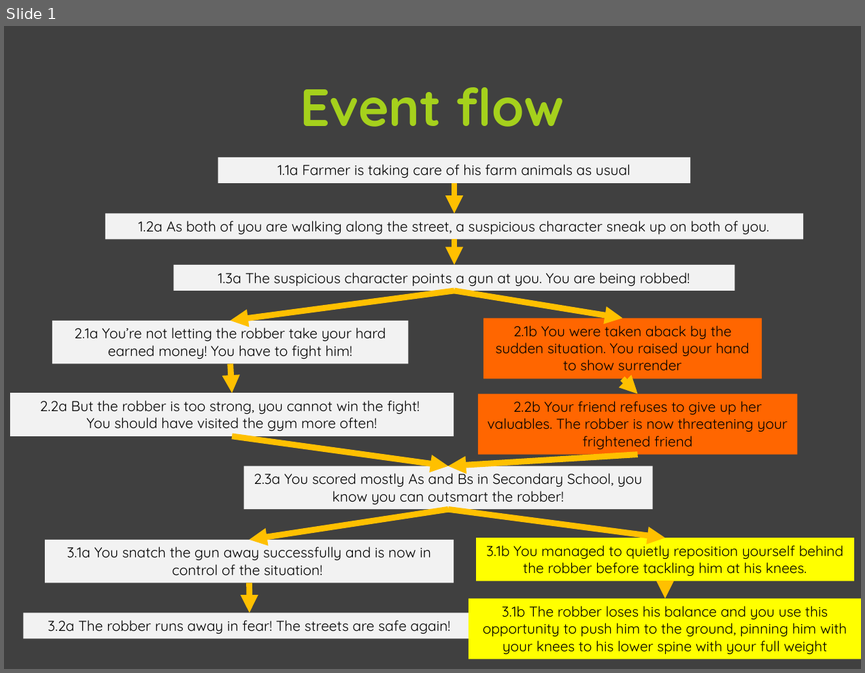
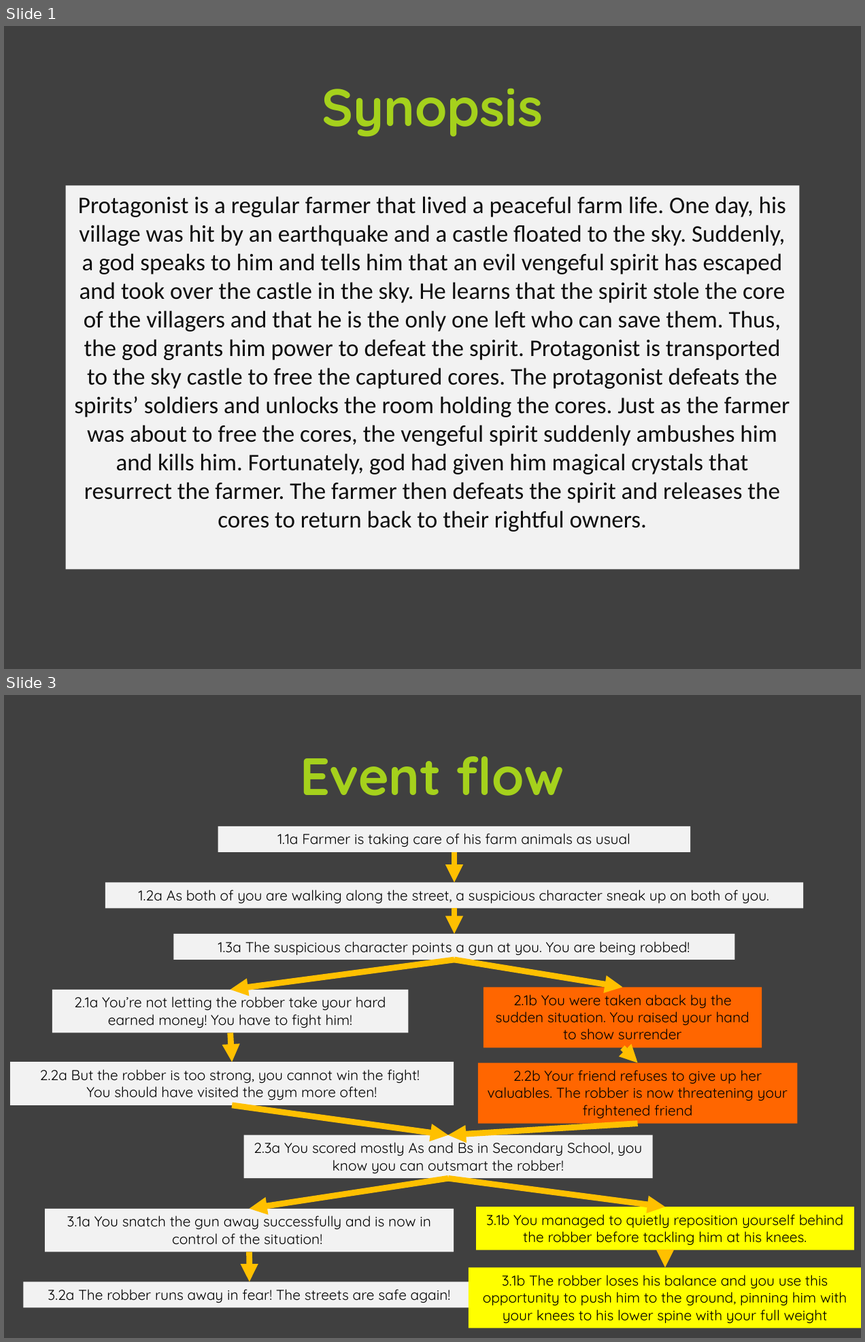
Before and after one commit to FMLneverlucky/2024-sem-1, a slide deck: story creation/assignment submission/DM1374_GameStoryCreation_BranchingTemplate (original) - Copy.pptx. Shown one above the other, each under a label of ours: slide 1 before the commit, slides 1 and 3 after it; the slides between them are not shown. The pictures are 865x673 and 865x1342 pixels, drawn with LibreOffice and Linux fonts; fonts in the diff are those of the drawing; background and template pictures are left out. Boxes give left, top, right and bottom in pixels: in the first picture for what was removed or moved away, otherwise in the second. Text is boxed around its words. In the diff, an @@ line names an element or a change of style, - is before the commit and + after.

```diff
--- a/story creation/assignment submission/DM1374_GameStoryCreation_BranchingTemplate (original) - Copy.pptx
+++ b/story creation/assignment submission/DM1374_GameStoryCreation_BranchingTemplate (original) - Copy.pptx
@@ slide 1 added at <box>4,26,861,669</box>, background #404040 @@
@@ title added at <box>322,88,543,137</box>, 44 pt, text #A5D11C, bold @@
+Synopsis
@@ rectangle added at <box>66,185,799,569</box>, fill #F2F2F2, 20 pt, text #0D0D0D @@
+Protagonist is a regular farmer that lived a peaceful farm life. One day, his village was hit by an earthquake and a castle floated to the sky. Suddenly, a god speaks to him and tells him that an evil vengeful spirit has escaped and took over the castle in the sky. He learns that the spirit stole the core of the villagers and that he is the only one left who can save them. Thus, the god grants him power to defeat the spirit. Protagonist is transported to the sky castle to free the captured cores. The protagonist defeats the spirits’ soldiers and unlocks the room holding the cores. Just as the farmer was about to free the cores, the vengeful spirit suddenly ambushes him and kills him. Fortunately, god had given him magical crystals that resurrect the farmer. The farmer then defeats the spirit and releases the cores to return back to their rightful owners.
@@ what was slide 1 is now slide 3 @@
```
Also in this commit, not shown: 1 other slide added, 55 other files.
